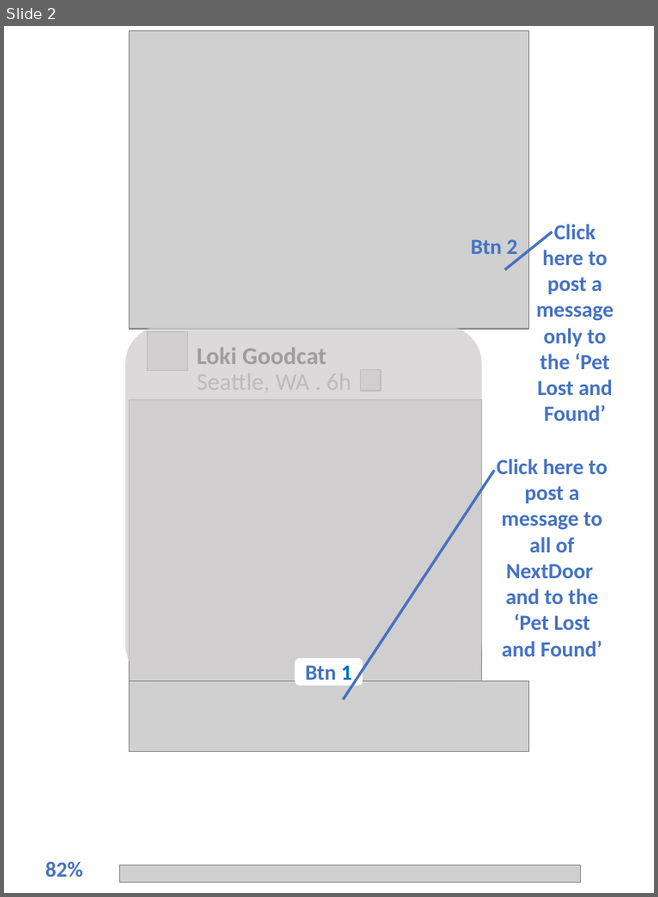
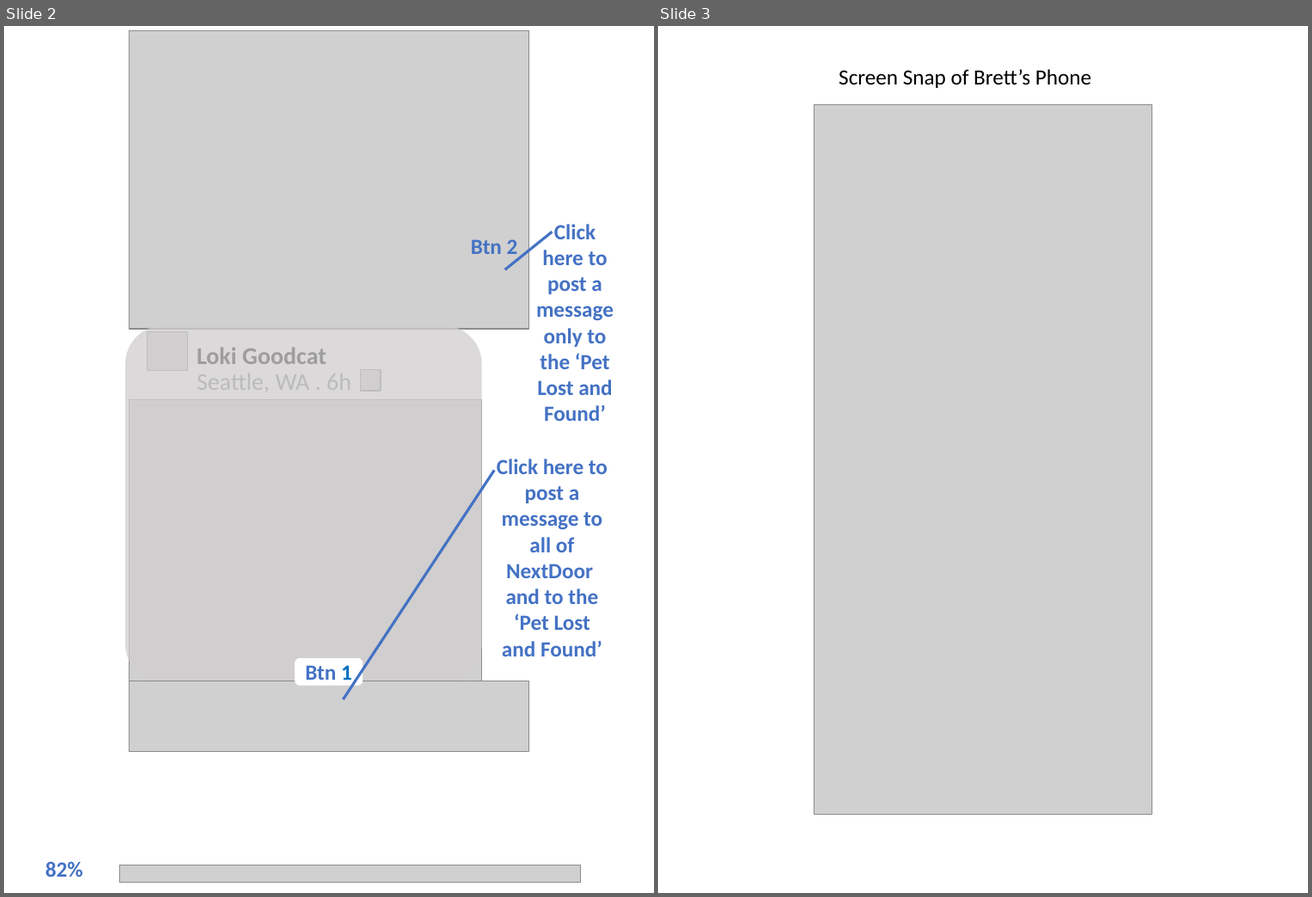
Before and after one commit to nbk5876/nbk5876.github.io, a slide deck: image/howToPost.pptx. Shown side by side, each under a label of ours: slide 2 before the commit, slides 2 and 3 after it. The pictures are 658x897 and 1312x897 pixels, drawn with LibreOffice and Linux fonts; fonts in the diff are those of the drawing; grey boxes stand for pictures. Boxes give left, top, right and bottom in pixels: in the first picture for what was removed or moved away, otherwise in the second. Text is boxed around its words. In the diff, an @@ line names an element or a change of style, - is before the commit and + after.

```diff
--- a/image/howToPost.pptx
+++ b/image/howToPost.pptx
@@ slide 3 added at (658,26,1308,893), background #FFFFFF @@
@@ text added at (839,69,1091,88), 18 pt, text #000000 @@
+Screen Snap of Brett’s Phone
@@ picture added at (814,105,1152,815) @@
```
Also in this commit, not shown: 1 other slide added, 4 other files.
